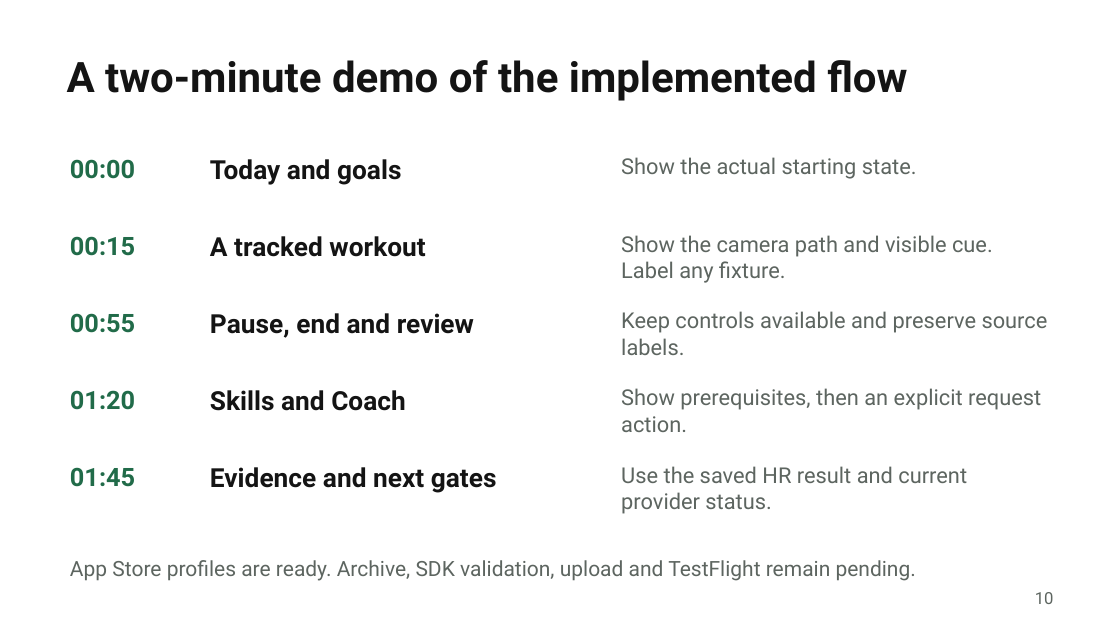
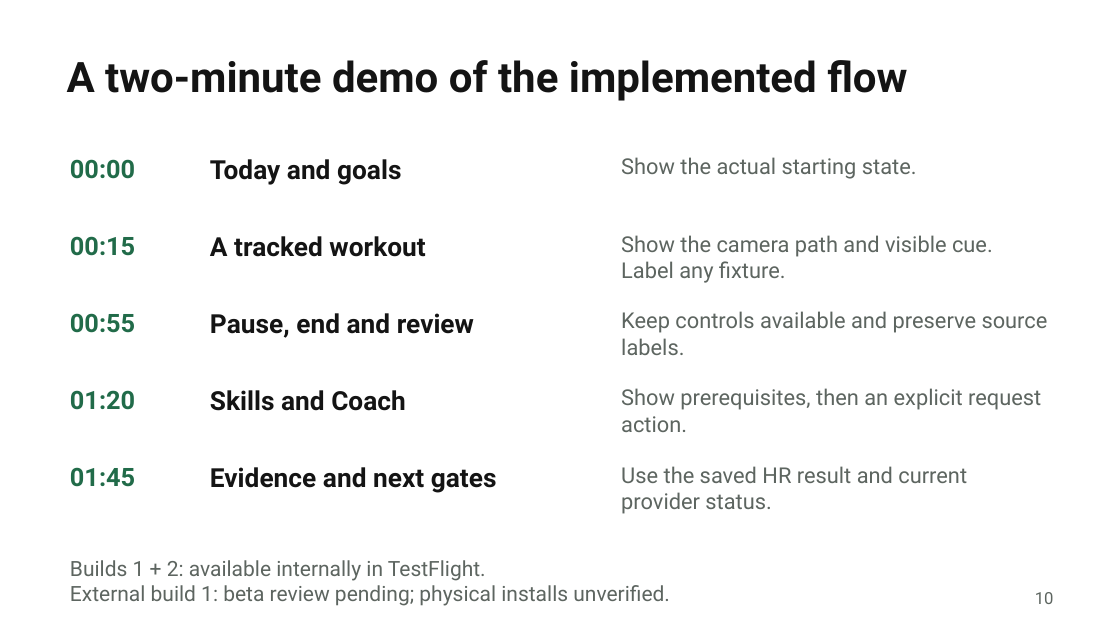
Before and after one commit to NakkiV7/oxhack-team, a slide deck: slide 10 of presentation/output/spottr-judges.pptx. Drawn at 1120x630 pixels with LibreOffice and Linux fonts; fonts in the diff are those of the drawing. Boxes give left, top, right and bottom in pixels: in the first picture for what was removed or moved away, otherwise in the second. Text is boxed around its words. In the diff, an @@ line names an element or a change of style, - is before the commit and + after.

Commit message:
docs: record internal TestFlight build 2 and refresh demo evidence

```diff
--- a/presentation/output/spottr-judges.pptx
+++ b/presentation/output/spottr-judges.pptx
@@ text at (x1=70, y1=560, x2=670, y2=606): text changed @@
-App Store profiles are ready. Archive, SDK validation, upload and TestFlight remain pending.
+Builds 1 + 2: available internally in TestFlight.
+External build 1: beta review pending; physical installs unverified.
```
Also in this commit, not shown: 4 other slides changed, 20 other files.
